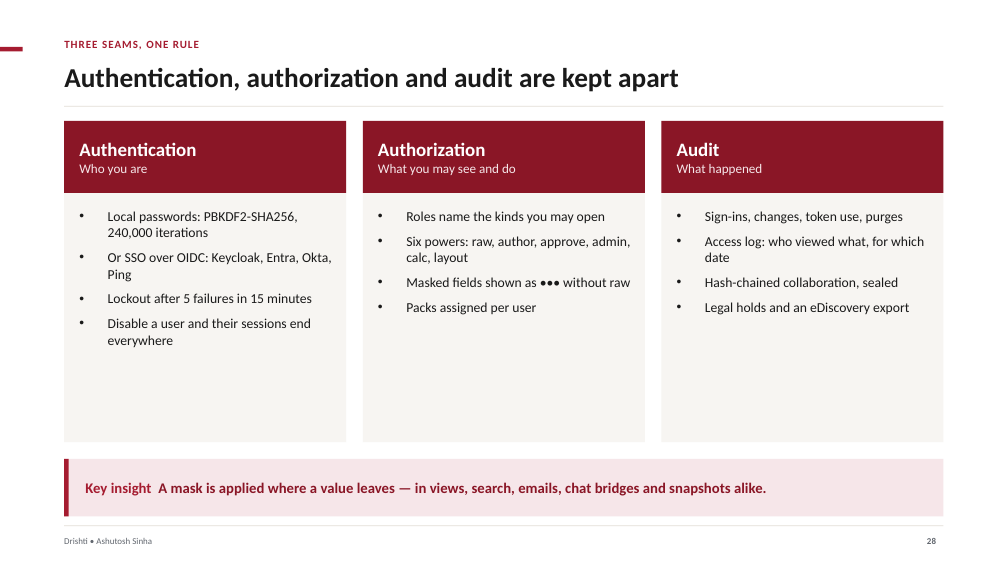
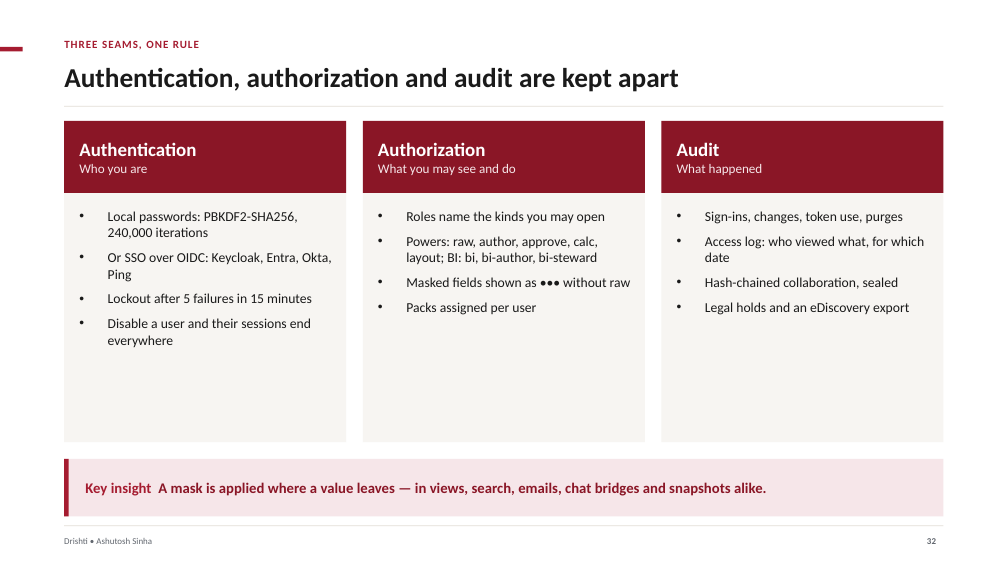
Before and after one commit to ajsinha/drishti, a slide deck: slide 32 of docs/publications/Drishti-Design-and-Evidence.pptx (slide 28 before the commit). Drawn at 1008x567 pixels with LibreOffice and Linux fonts; fonts in the diff are those of the drawing. Boxes give left, top, right and bottom in pixels: in the first picture for what was removed or moved away, otherwise in the second. Text is boxed around its words. In the diff, an @@ line names an element or a change of style, - is before the commit and + after.

```diff
--- a/docs/publications/Drishti-Design-and-Evidence.pptx
+++ b/docs/publications/Drishti-Design-and-Evidence.pptx
@@ text at (406, 236, 598, 265): text changed @@
-• Six powers: raw, author, approve, admin, calc, layout
+• Powers: raw, author, approve, calc, layout; BI: bi, bi-author, bi-steward
```
Also in this commit, not shown: 23 other slides changed, 5 slides added, 1 other file.
